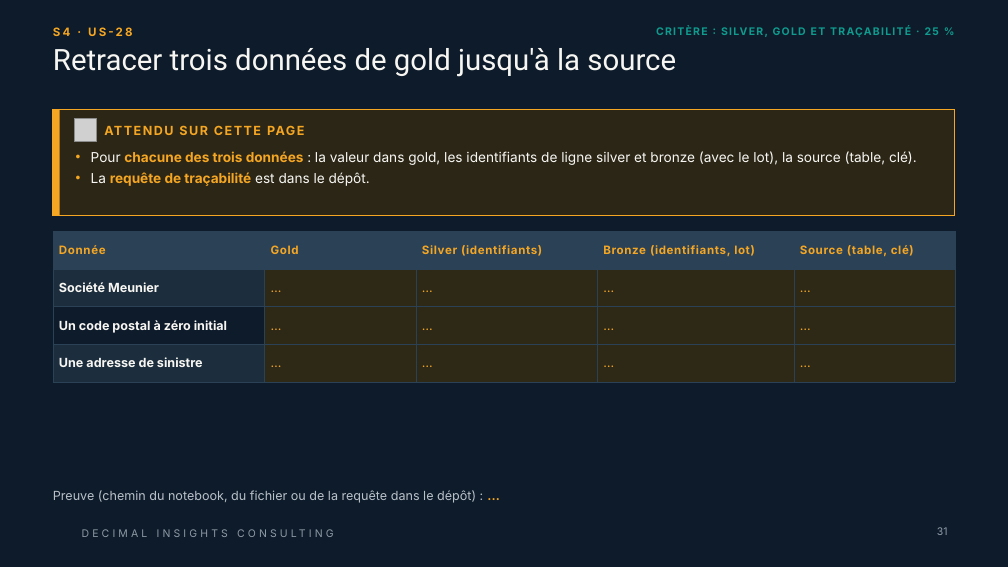
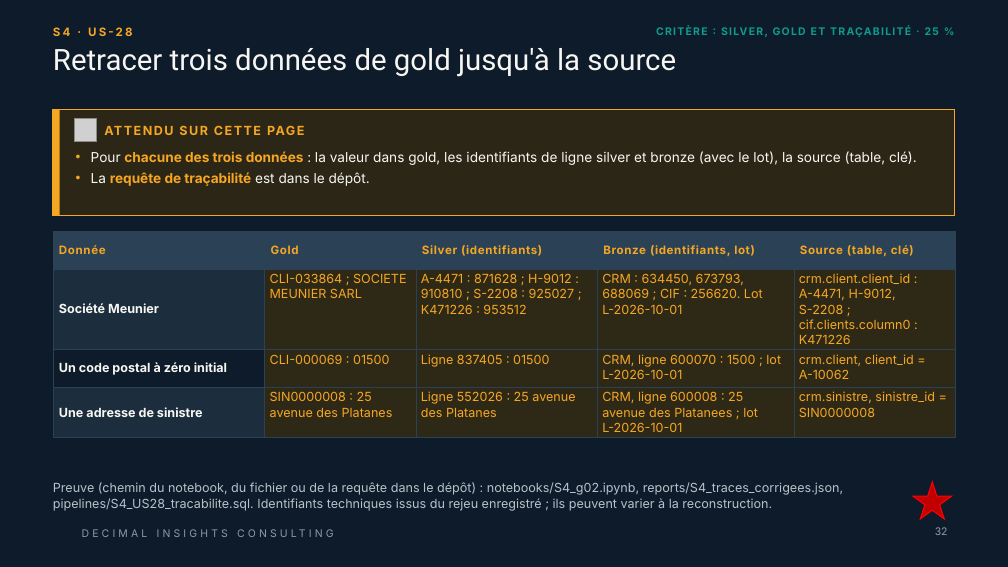
Before and after one commit to ruthabebeneg/td-qualite-g02, a slide deck: slide 32 of livrables/Livrable_Groupe_TD_AssurConnect.pptx (slide 31 before the commit). Drawn at 1008x567 pixels with LibreOffice and Linux fonts; fonts in the diff are those of the drawing; grey boxes stand for pictures; background and template pictures are left out. Boxes give left, top, right and bottom in pixels: in the first picture for what was removed or moved away, otherwise in the second. Text is boxed around its words. In the diff, an @@ line names an element or a change of style, - is before the commit and + after.

```diff
--- a/livrables/Livrable_Groupe_TD_AssurConnect.pptx
+++ b/livrables/Livrable_Groupe_TD_AssurConnect.pptx
@@ table at (53,231,955,436) @@
-row 2: Société Meunier | … | … | … | …
+row 2: Société Meunier | CLI-033864 ; SOCIETE MEUNIER SARL | A-4471 : 871628 ; H-9012 : 910810 ; S-2208 : 925027 ; K471226 : 953512 | CRM : 634450, 673793, 688069 ; CIF : 256620. Lot L-2026-10-01 | crm.client.client_id : A-4471, H-9012, S-2208 ; cif.clients.column0 : K471226
-row 3: Un code postal à zéro initial | … | … | … | …
+row 3: Un code postal à zéro initial | CLI-000069 : 01500 | Ligne 837405 : 01500 | CRM, ligne 600070 : 1500 ; lot L-2026-10-01 | crm.client, client_id = A-10062
-row 4: Une adresse de sinistre | … | … | … | …
+row 4: Une adresse de sinistre | SIN0000008 : 25 avenue des Platanes | Ligne 552026 : 25 avenue des Platanes | CRM, ligne 600008 : 25 avenue des Platanees ; lot L-2026-10-01 | crm.sinistre, sinistre_id = SIN0000008
@@ text at (53,482,843,511): text changed @@
-Preuve (chemin du notebook, du fichier ou de la requête dans le dépôt) : …
+Preuve (chemin du notebook, du fichier ou de la requête dans le dépôt) : notebooks/S4_g02.ipynb, reports/S4_traces_corrigees.json, pipelines/S4_US28_tracabilite.sql. Identifiants techniques issus du rejeu enregistré ; ils peuvent varier à la reconstruction.
@@ star added at (913,482,952,520), fill #C00000, outline #FF0000 1 pt @@
@@ page number at (935,527,948,535): text changed @@
-31
+32
```
Also in this commit, not shown: 10 other slides changed, 1 slide added.
